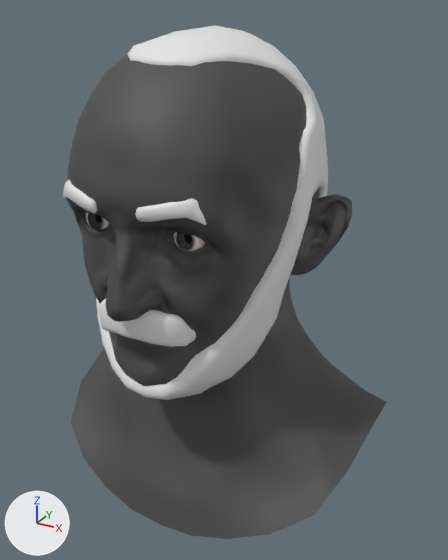
Two versions of the Blender file Heads/Peasants/Human/Males/Normal/Type1/Head_Peasant_Human_Male_Normal_Type1.2.blend, one commit apart.
Both versions are drawn from a 50 mm lens placed at (0.207, -0.373, 1.771), pointed at (0.006, -0.008, 1.588). The axes (+X, +Y, +Z) are drawn at lower left. The lights are the same throughout. The older version comes first.

Objects in the first picture: 'Head_Peasant_Human_Normal_Type1.2'.
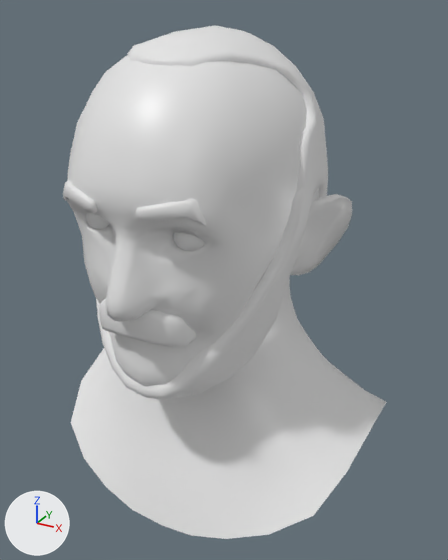
What differs and where, as boxes (x1, y1, x2, y2) in the pictures (448 x 560 px):
'Head_Peasant_Human_Normal_Type1.2', surface changed, recoloured (grey to white): (63, 52, 387, 539) in both
part 1 of me_head_peasant_human_normal_type1_2, recoloured (grey to white): (67, 55, 387, 539) in both

Diff of the bpy script that builds the scene:
```diff
--- a/Heads/Peasants/Human/Males/Normal/Type1/Head_Peasant_Human_Male_Normal_Type1.2.blend.py
+++ b/Heads/Peasants/Human/Males/Normal/Type1/Head_Peasant_Human_Male_Normal_Type1.2.blend.py
@@ mat_material_head_human_teeth_eyes @@
 n0 = _N.new('ShaderNodeBsdfPrincipled'); n0.name = 'Principled BSDF'
-n0.inputs[2].default_value = 1.0  # 'Roughness'
+n0.inputs[2].default_value = 0.4  # 'Roughness'
 n1 = _N.new('ShaderNodeOutputMaterial'); n1.name = 'Material Output'
-n2 = _N.new('ShaderNodeTexImage'); n2.name = 'Image Texture'
-n2.image = img_texture_head_human_teeth_eyes_cmap__png
-n3 = _N.new('ShaderNodeTexImage'); n3.name = 'Image Texture.001'
-n3.image = img_texture_head_human_teeth_eyes_nmap_png
-n4 = _N.new('ShaderNodeNormalMap'); n4.name = 'Normal Map'
 _L.new(n0.outputs[0], n1.inputs[0])  # 'BSDF' to 'Surface'
-_L.new(n2.outputs[0], n0.inputs[0])  # 'Color' to 'Base Color'
-_L.new(n3.outputs[0], n4.inputs[1])  # 'Color' to 'Color'
-_L.new(n4.outputs[0], n0.inputs[5])  # 'Normal' to 'Normal'
-_L.new(n2.outputs[1], n0.inputs[4])  # 'Alpha' to 'Alpha'
@@ mat_material_head_human_teeth_eyes_001 @@
 n0 = _N.new('ShaderNodeBsdfPrincipled'); n0.name = 'Principled BSDF'
-n0.inputs[2].default_value = 1.0  # 'Roughness'
+n0.inputs[2].default_value = 0.4  # 'Roughness'
 n1 = _N.new('ShaderNodeOutputMaterial'); n1.name = 'Material Output'
-n2 = _N.new('ShaderNodeTexImage'); n2.name = 'Image Texture'
-n2.image = img_texture_head_human_teeth_eyes_cmap__png
-n3 = _N.new('ShaderNodeTexImage'); n3.name = 'Image Texture.001'
-n3.image = img_texture_head_human_teeth_eyes_nmap_png
-n4 = _N.new('ShaderNodeNormalMap'); n4.name = 'Normal Map'
 _L.new(n0.outputs[0], n1.inputs[0])  # 'BSDF' to 'Surface'
-_L.new(n2.outputs[0], n0.inputs[0])  # 'Color' to 'Base Color'
-_L.new(n3.outputs[0], n4.inputs[1])  # 'Color' to 'Color'
-_L.new(n4.outputs[0], n0.inputs[5])  # 'Normal' to 'Normal'
-_L.new(n2.outputs[1], n0.inputs[4])  # 'Alpha' to 'Alpha'
@@ mat_material_head_peasant_human_male_normal_type1_2 @@
+mat_material_head_peasant_human_male_normal_type1_2 = principled_material('Material_Head_Peasant_Human_Male_Normal_Type1.2')
+mat_material_head_peasant_human_male_normal_type1_2.base_color = (0.8, 0.8, 0.8)  # white #e7e7e7
+mat_material_head_peasant_human_male_normal_type1_2.roughness = 0.4
@@ me_head_peasant_human_normal_type1_2 @@
 me_head_peasant_human_normal_type1_2.from_pydata(...)  # 2497 vertices, 2393 faces; spans x -0.123..0.123, y -0.128..0.109, z 1.422..1.761
 # used by ob_head_peasant_human_normal_type1_2; location = (0.0, 0.0, 0.0)
+# me_head_peasant_human_normal_type1_2 part 1: all 1223 faces that had it switch from mat_material_head_peasant_human_normal_type1_2 to mat_material_head_peasant_human_male_normal_type1_2 (white #e7e7e7)
 me_head_peasant_human_normal_type1_2.materials.append(mat_material_head_human_teeth_eyes)
```
